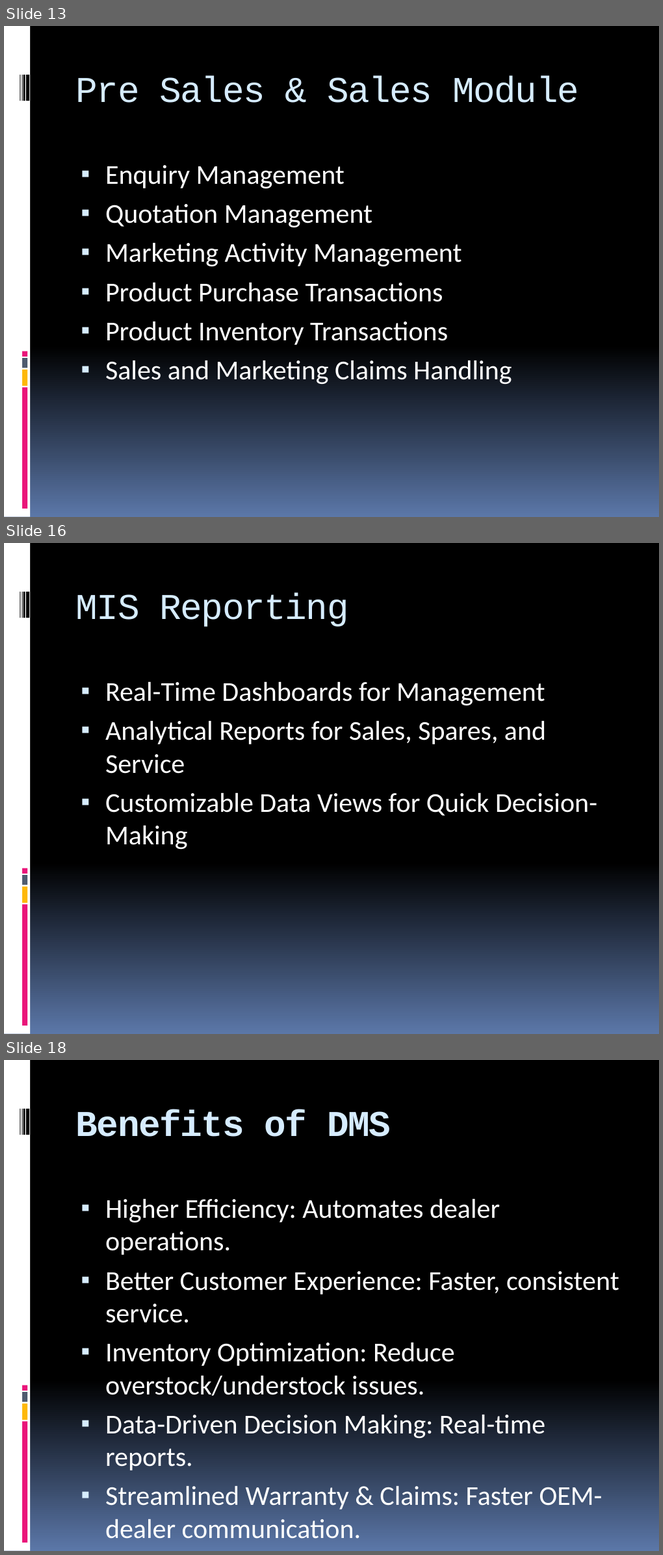
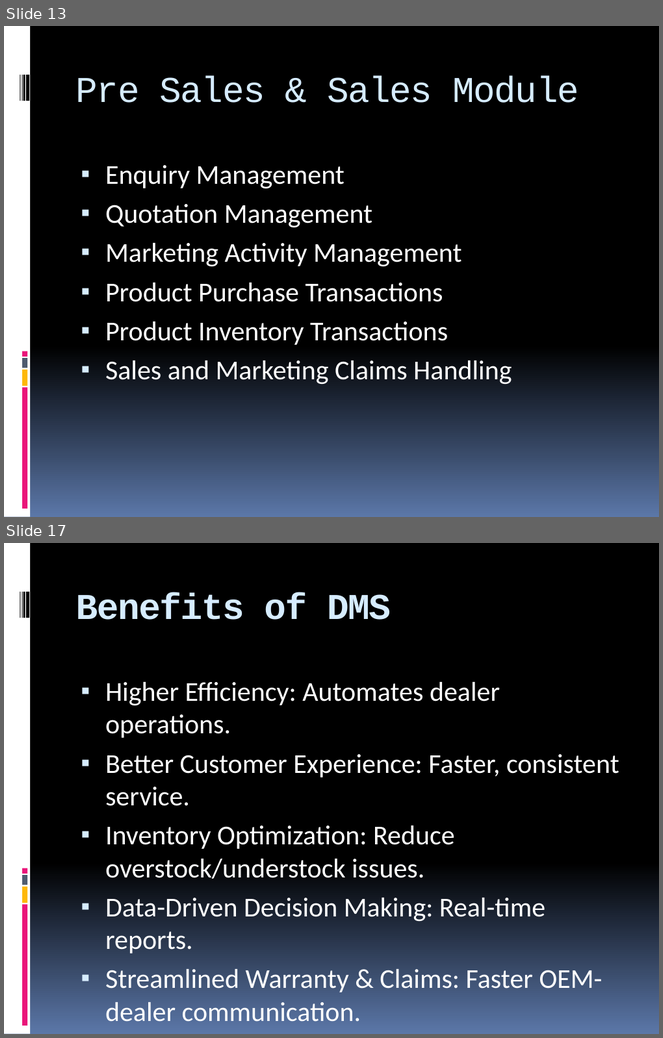
Before and after one commit to Neel-max-cpu/ppts, a slide deck: my ppts/dms and ecat.pptx. Shown one above the other, each under a label of ours: slides 13, 16 and 18 before the commit, slides 13 and 17 after it; the slides between them are not shown. The pictures are 663x1555 and 663x1038 pixels, drawn with LibreOffice and Linux fonts; fonts in the diff are those of the drawing. Boxes give left, top, right and bottom in pixels: in the first picture for what was removed or moved away, otherwise in the second. Text is boxed around its words. In the diff, an @@ line names an element or a change of style, - is before the commit and + after.

```diff
--- a/my ppts/dms and ecat.pptx
+++ b/my ppts/dms and ecat.pptx
@@ slide 16 removed at [4, 543, 659, 1034], background gradient #000000 to #5B77A8; not listed: 9 template elements that a slide beside it also shows @@
@@ title removed at [76, 593, 348, 627] @@
-MIS Reporting
@@ text removed at [105, 682, 597, 850] @@
-▪ Real-Time Dashboards for Management
-▪ Analytical Reports for Sales, Spares, and Service
-▪ Customizable Data Views for Quick Decision-Making
@@ what was slide 18 is now slide 17 @@
```
Also in this commit, not shown: 4 slides changed, 2 other files.
